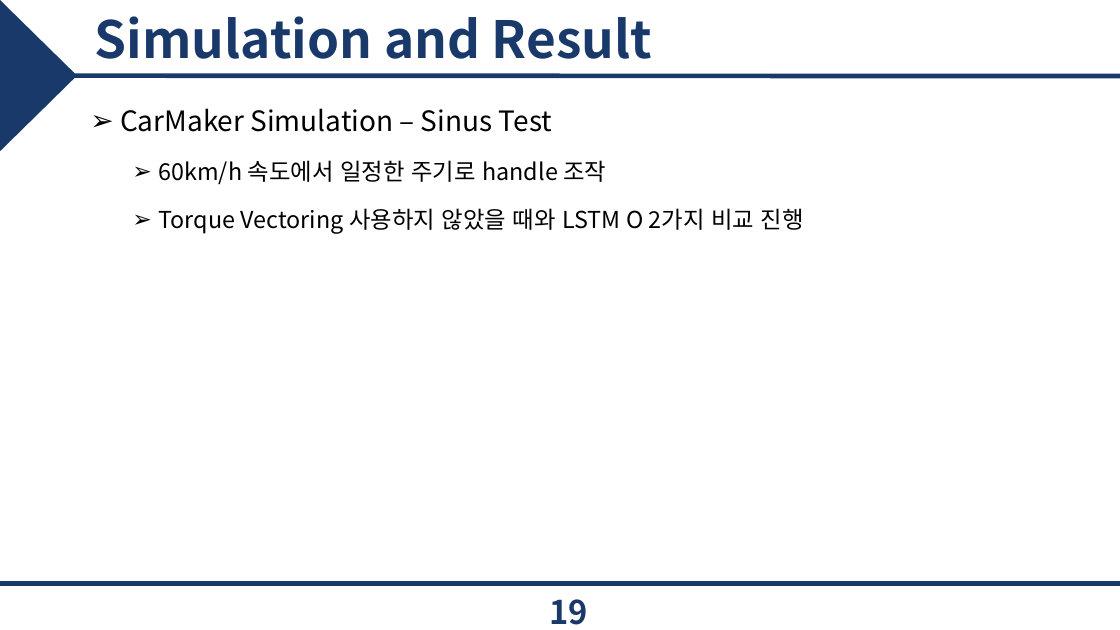
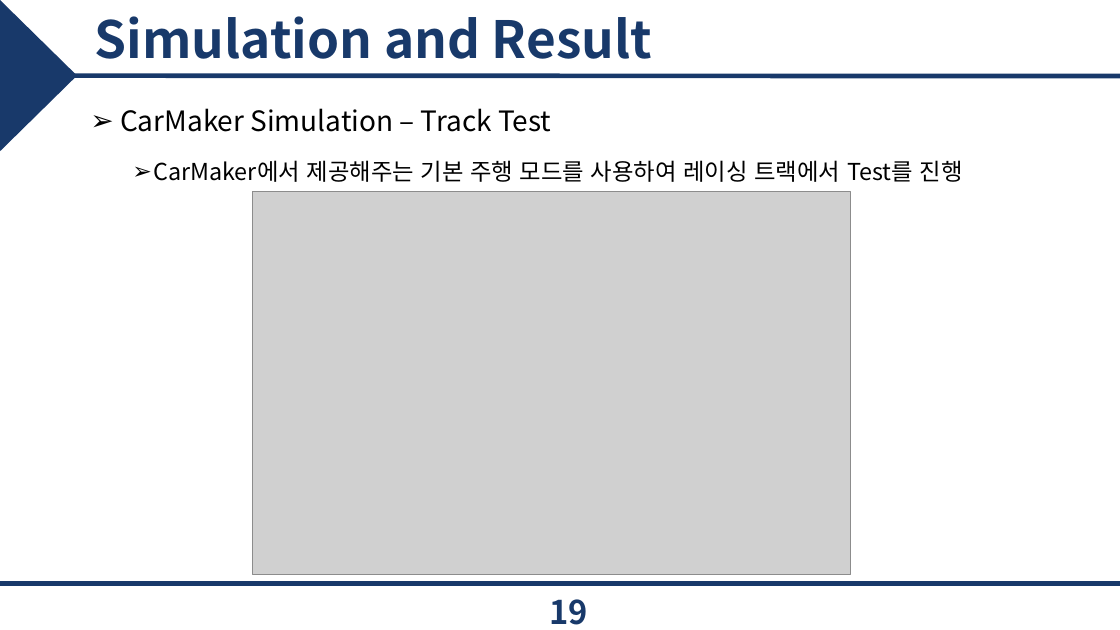
Before and after one commit to epoxx-arch/Torque_vectoringthesis, a slide deck: slide 19 of 졸업 논문/JCCI 발표.pptx. Drawn at 1120x630 pixels with LibreOffice and Linux fonts; fonts in the diff are those of the drawing; grey boxes stand for pictures; background and template pictures are left out. Boxes give left, top, right and bottom in pixels: in the first picture for what was removed or moved away, otherwise in the second. Text is boxed around its words. In the diff, an @@ line names an element or a change of style, - is before the commit and + after.

```diff
--- a/졸업 논문/JCCI 발표.pptx
+++ b/졸업 논문/JCCI 발표.pptx
@@ text at (120, 108, 963, 182): text changed @@
-➢ CarMaker Simulation – Sinus Test
-  ➢ 60km/h 속도에서 일정한 주기로 handle 조작
-  ➢ Torque Vectoring 사용하지 않았을 때와 LSTM O 2가지 비교 진행
+➢ CarMaker Simulation – Track Test
+  ➢ CarMaker에서 제공해주는 기본 주행 모드를 사용하여 레이싱 트랙에서 Test를 진행
@@ picture added at (253, 192, 851, 575) @@
```
Also in this commit, not shown: 6 other slides changed, 1 slide added, 1 slide removed, 2 other files.
